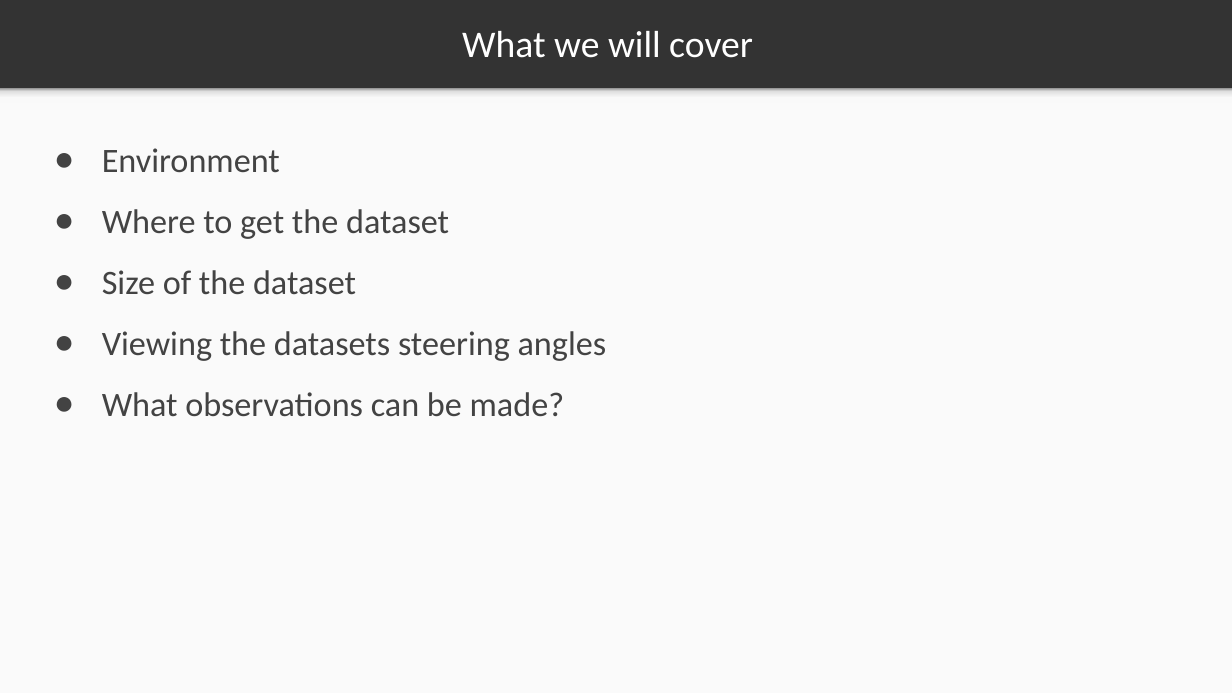
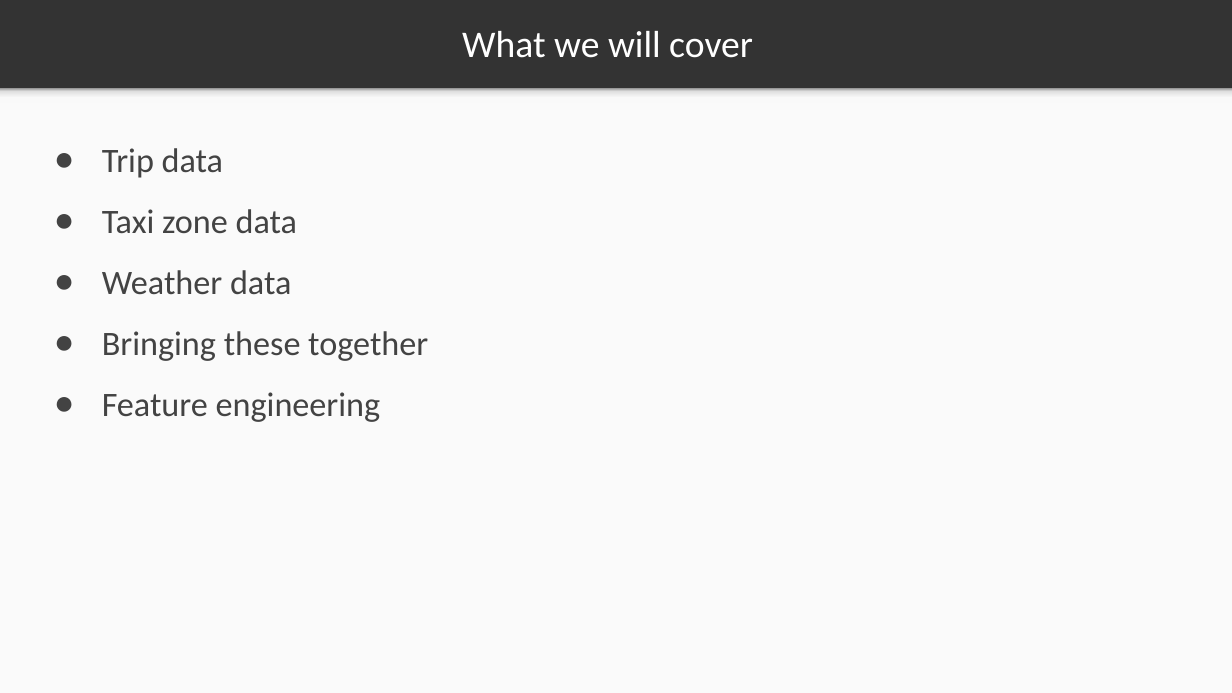
Before and after one commit to markstrefford/1.-Learning-Python-AI-by-Example, a slide deck: slide 9 of 3. Predicting Taxi Ride Duration/Slides/3.1.pptx (slide 8 before the commit). Drawn at 1232x693 pixels with LibreOffice and Linux fonts; fonts in the diff are those of the drawing. Boxes give left, top, right and bottom in pixels: in the first picture for what was removed or moved away, otherwise in the second. Text is boxed around its words. In the diff, an @@ line names an element or a change of style, - is before the commit and + after.

```diff
--- a/3. Predicting Taxi Ride Duration/Slides/3.1.pptx
+++ b/3. Predicting Taxi Ride Duration/Slides/3.1.pptx
@@ text at (x1=102, y1=148, x2=428, y2=422): text changed @@
-● Environment
-● Where to get the dataset
-● Size of the dataset
-● Viewing the datasets steering angles
-● What observations can be made?
+● Trip data
+● Taxi zone data
+● Weather data
+● Bringing these together
+● Feature engineering
```
Also in this commit, not shown: 18 other slides changed, 4 slides added, 5 slides removed, 4 other files.
